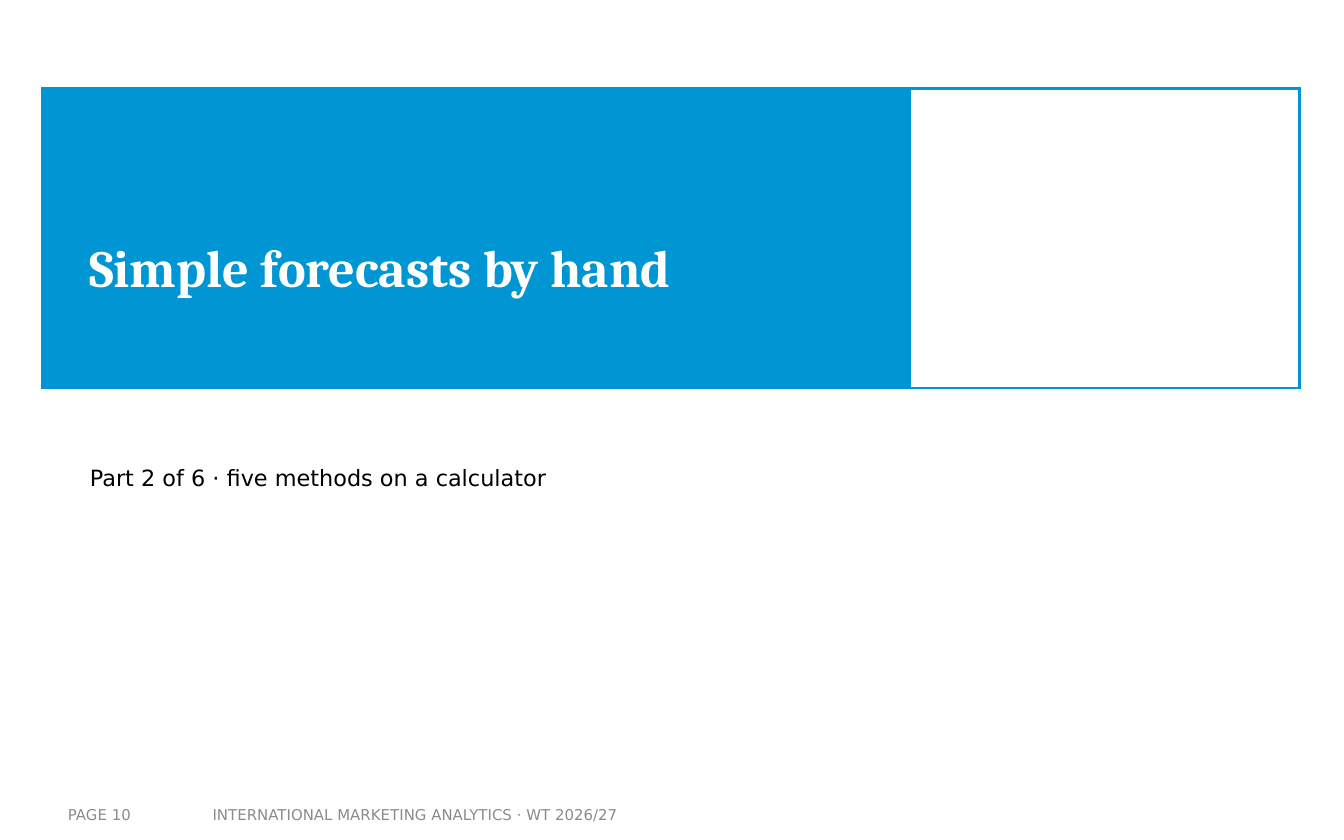
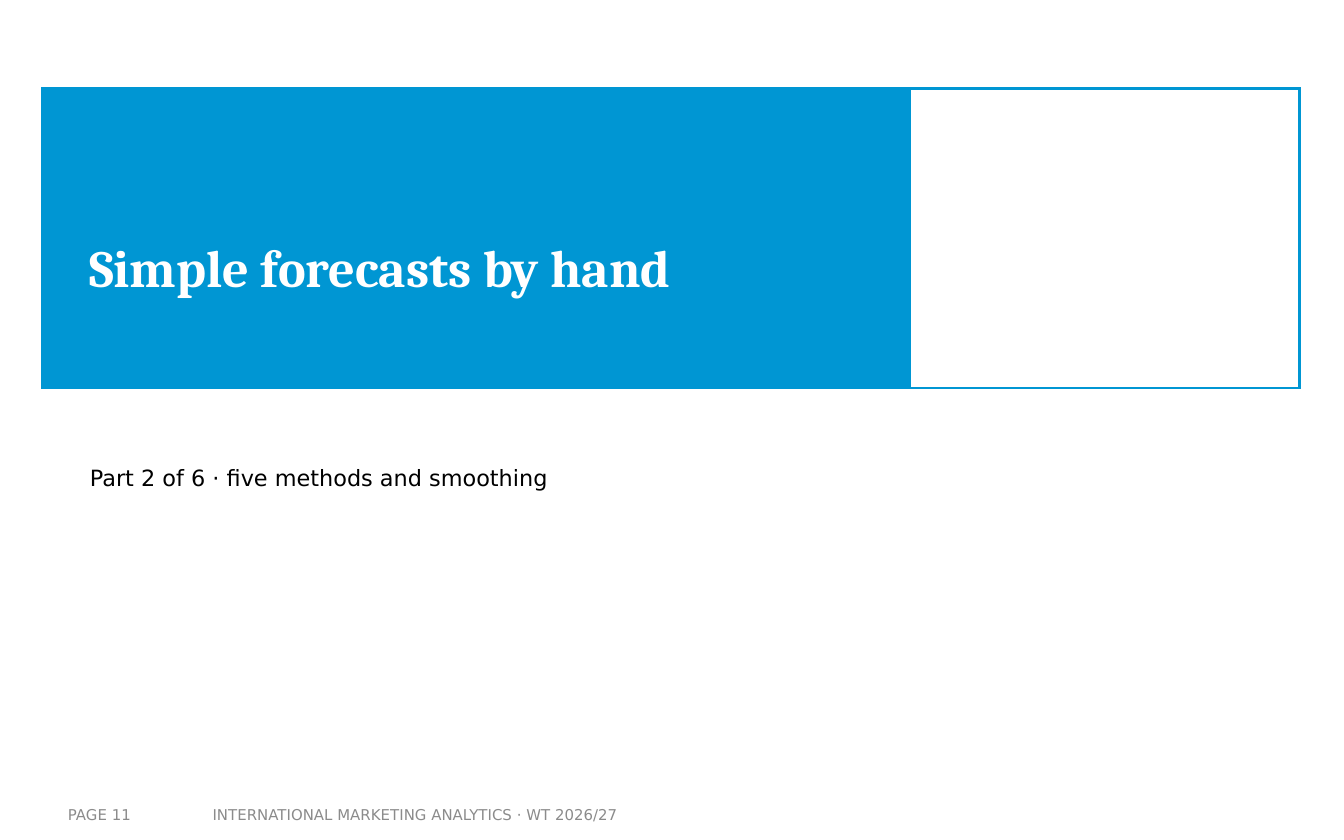
Before and after one commit to arnefloh-wu/international-marketing-analytics-teaching, a slide deck: slide 11 of slides/forecasting-and-time-series_WT26-27.pptx (slide 10 before the commit). Drawn at 1344x840 pixels with LibreOffice and Linux fonts; fonts in the diff are those of the drawing; background and template pictures are left out. Boxes give left, top, right and bottom in pixels: in the first picture for what was removed or moved away, otherwise in the second. Text is boxed around its words. In the diff, an @@ line names an element or a change of style, - is before the commit and + after.

```diff
--- a/slides/forecasting-and-time-series_WT26-27.pptx
+++ b/slides/forecasting-and-time-series_WT26-27.pptx
@@ text at <box>90,469,547,491</box>: text changed @@
-Part 2 of 6 · five methods on a calculator
+Part 2 of 6 · five methods and smoothing
@@ page number at <box>68,809,131,820</box>: text changed @@
-PAGE 10
+PAGE 11
```
Also in this commit, not shown: 10 other slides changed, 4 slides added, 3 other files.
